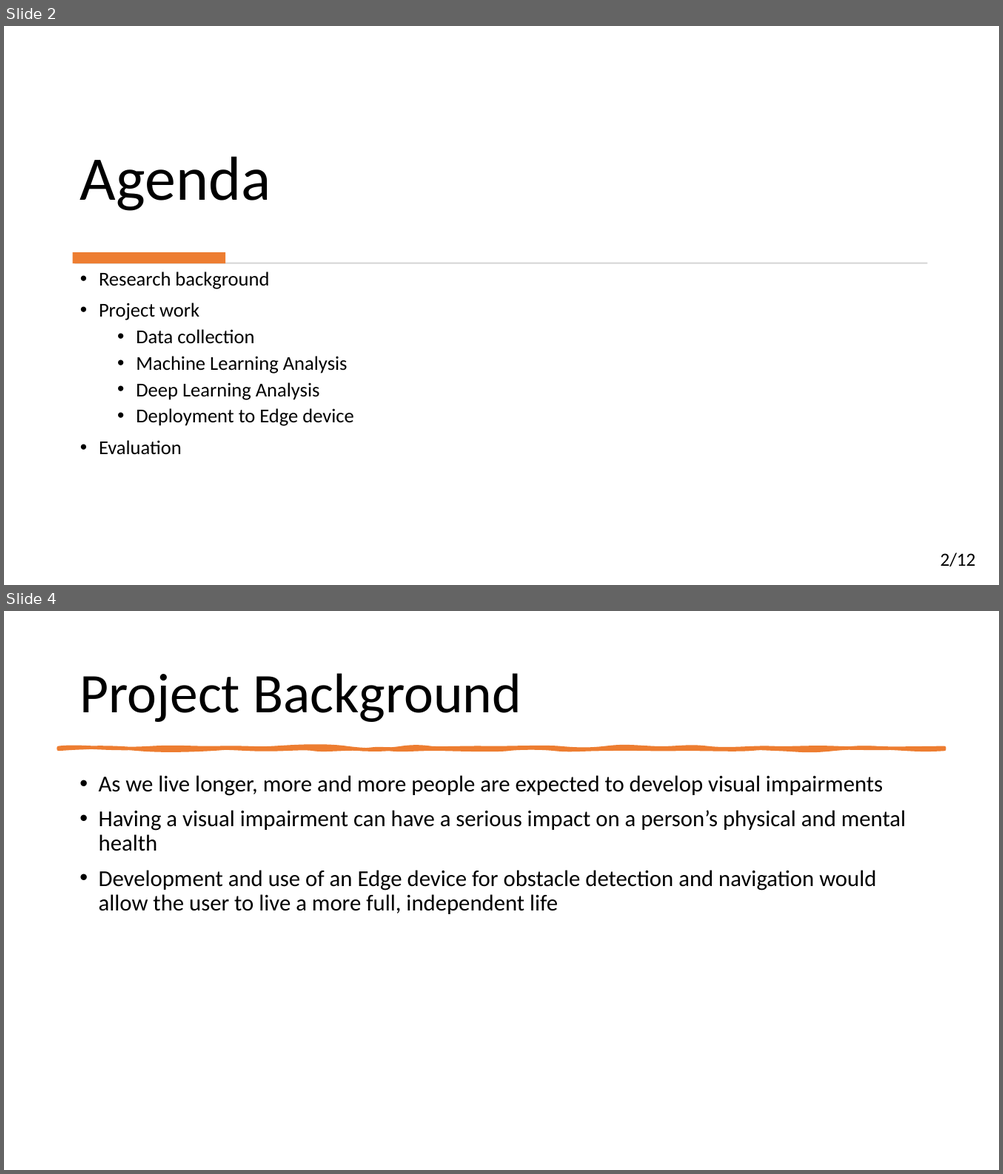
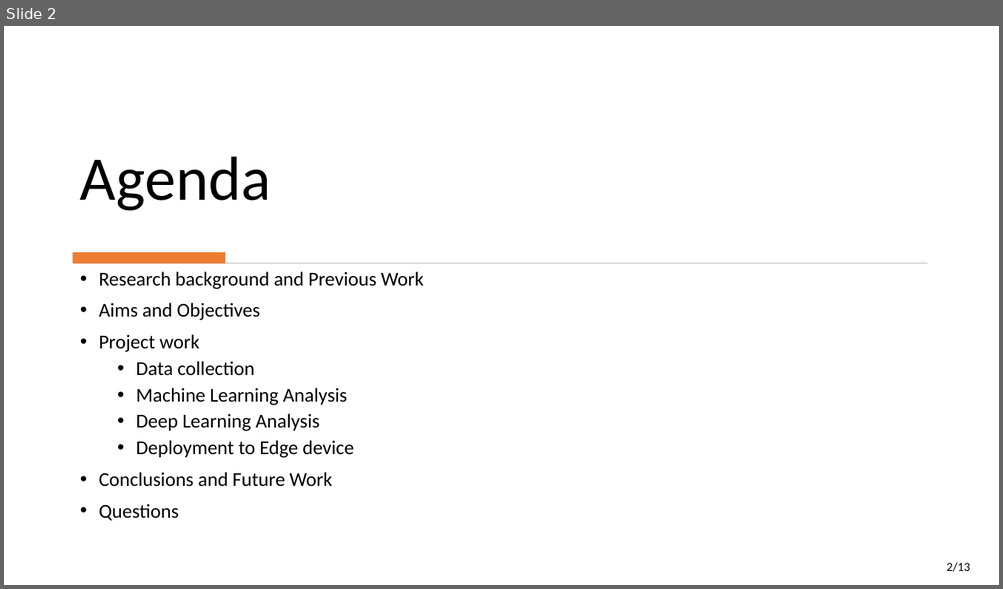
Before and after one commit to ofithcheallaigh/masters_project, a slide deck: Documentation/MSc Research Project Presentation.pptx. Shown one above the other, each under a label of ours: slides 2 and 4 before the commit, slide 2 after it; the slides between them are not shown. The pictures are 1003x1174 and 1003x589 pixels, drawn with LibreOffice and Linux fonts; fonts in the diff are those of the drawing. Boxes give left, top, right and bottom in pixels: in the first picture for what was removed or moved away, otherwise in the second. Text is boxed around its words. In the diff, an @@ line names an element or a change of style, - is before the commit and + after.

```diff
--- a/Documentation/MSc Research Project Presentation.pptx
+++ b/Documentation/MSc Research Project Presentation.pptx
@@ slide 4 removed at (x1=4, y1=611, x2=999, y2=1170), background #FFFFFF @@
@@ title removed at (x1=79, y1=673, x2=521, y2=722) @@
-Project Background
@@ freeform shape removed at (x1=59, y1=748, x2=944, y2=749) @@
@@ text removed at (x1=99, y1=775, x2=905, y2=914) @@
-• As we live longer, more and more people are expected to develop visual impairments
-• Having a visual impairment can have a serious impact on a person’s physical and mental health
-• Development and use of an Edge device for obstacle detection and navigation would allow the user to live a more full, independent life
@@ slide 2 changed as well @@
@@ text at (x1=99, y1=272, x2=424, y2=321): text changed @@
-• Research background
+• Research background and Previous Work
+• Aims and Objectives
@@ text at (x1=99, y1=472, x2=333, y2=521): text changed @@
-• Evaluation
+• Conclusions and Future Work
+• Questions
@@ text at (x1=946, y1=562, x2=970, y2=572): text changed; size 18 to 12 pt @@
-2/12
+2/13
```
Also in this commit, not shown: 11 other slides changed, 1 slide added.
